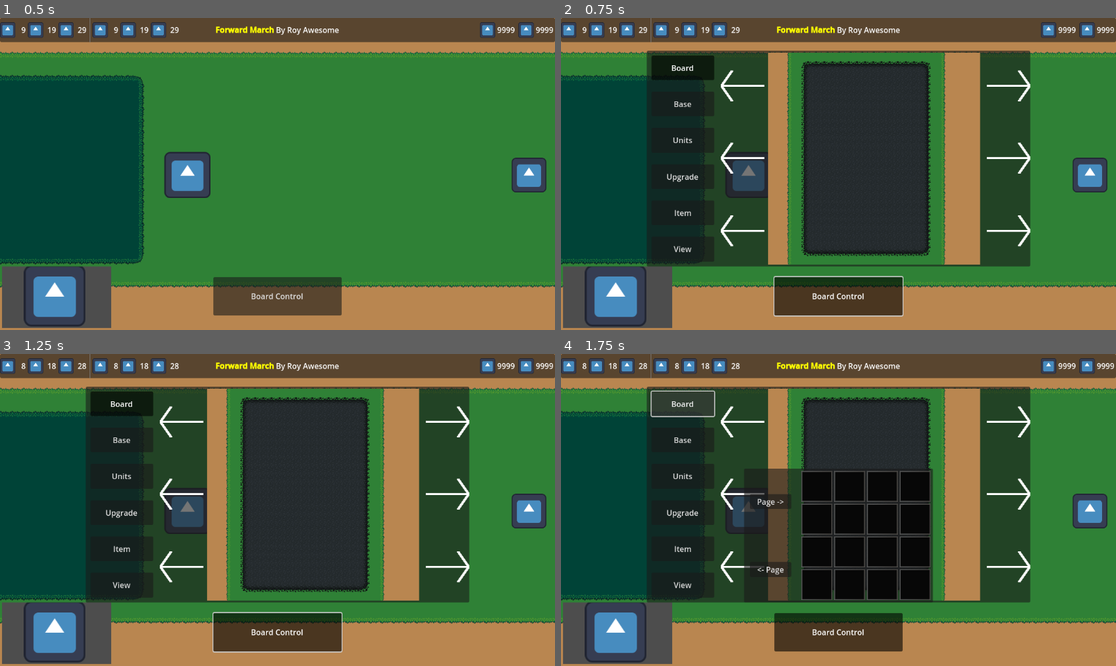
Above: before the commit, frames 1-4 (two rows, left to right).
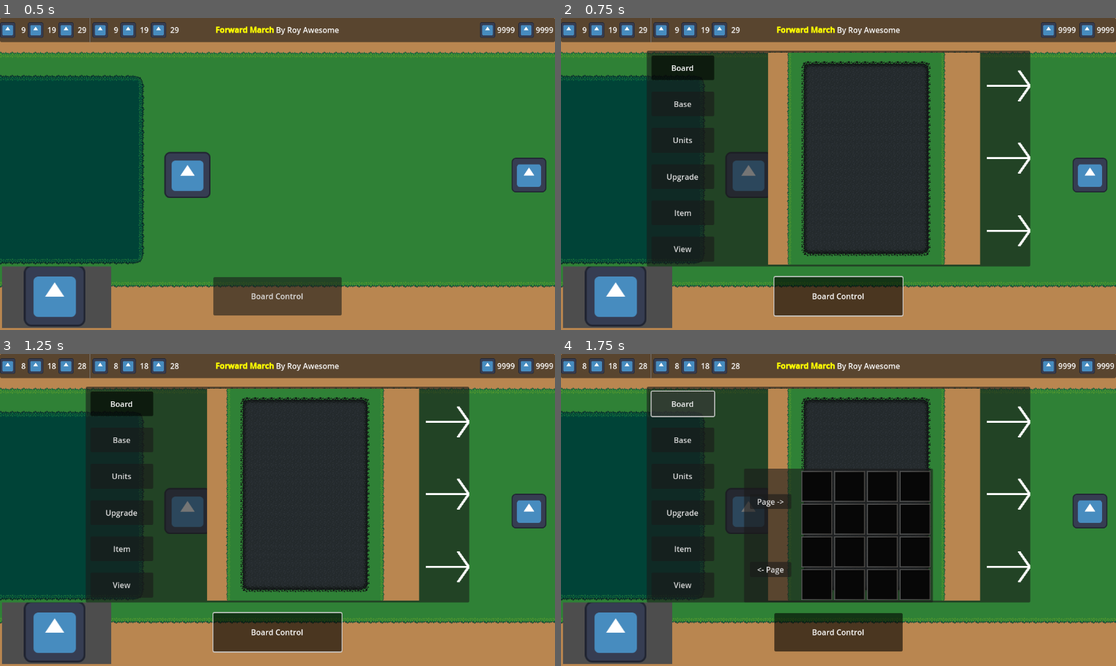
Above: after the commit, the same moments.

Repository: RoyAwesome/forwardmarch
Game: Godot game, scene res://Scenes/GameScene.tscn
Two runs of this game, one before a commit and one after it. Both use one fixed random seed, a clock stepped at 60 frames per second and the inputs below. The engine's default icon, where the game draws it, is replaced by a stand-in: a white triangle on a blue panel in a dark square.
Inputs:
- Up to frame 1 (0.5 s): no input
- Up to frame 2 (0.75 s): click "Board Control" at 0.5 s
- Up to frame 3 (1.25 s): no input
- Up to frame 4 (1.75 s): click "Board" at 1.25 s

Frame 1 is identical in both runs. In frame 2, 0.3% of the frame differs, in the area x 28-37%, y 16-74%; in frame 3, 0.3%; in frame 4, 0.3%.

Commit message:
Only show the force direction based on what team you are on

Diff:
--- a/Scenes/GameScene.tscn
+++ b/Scenes/GameScene.tscn
@@ -30,7 +30,7 @@
 [node name="SubViewport" type="SubViewport" parent="UI/SubViewportContainer"]
 disable_3d = true
 handle_input_locally = false
-size = Vector2i(2, 2)
+size = Vector2i(1152, 648)
 render_target_update_mode = 4
 
 [node name="Battlefield" parent="UI/SubViewportContainer/SubViewport" instance=ExtResource("3_t3gjf")]
@@ -241,25 +241,29 @@
 offset_bottom = 448.0
 size_flags_horizontal = 3
 
-[node name="MarchLeftIndicator" type="VBoxContainer" parent="BoardPanel/HBoxContainer/Container/HBoxContainer"]
-unique_name_in_owner = true
-layout_mode = 2
-
-[node name="TextureRect" type="TextureRect" parent="BoardPanel/HBoxContainer/Container/HBoxContainer/MarchLeftIndicator"]
+[node name="MarginContainer2" type="MarginContainer" parent="BoardPanel/HBoxContainer/Container/HBoxContainer"]
+custom_minimum_size = Vector2(90, 0)
+layout_mode = 2
+
+[node name="MarchLeftIndicator" type="VBoxContainer" parent="BoardPanel/HBoxContainer/Container/HBoxContainer/MarginContainer2"]
+unique_name_in_owner = true
+layout_mode = 2
+
+[node name="TextureRect" type="TextureRect" parent="BoardPanel/HBoxContainer/Container/HBoxContainer/MarginContainer2/MarchLeftIndicator"]
 custom_minimum_size = Vector2(90, 0)
 layout_mode = 2
 size_flags_horizontal = 0
 size_flags_vertical = 6
 texture = ExtResource("7_osf8b")
 
-[node name="TextureRect2" type="TextureRect" parent="BoardPanel/HBoxContainer/Container/HBoxContainer/MarchLeftIndicator"]
+[node name="TextureRect2" type="TextureRect" parent="BoardPanel/HBoxContainer/Container/HBoxContainer/MarginContainer2/MarchLeftIndicator"]
 custom_minimum_size = Vector2(90, 0)
 layout_mode = 2
 size_flags_horizontal = 0
 size_flags_vertical = 6
 texture = ExtResource("7_osf8b")
 
-[node name="TextureRect3" type="TextureRect" parent="BoardPanel/HBoxContainer/Container/HBoxContainer/MarchLeftIndicator"]
+[node name="TextureRect3" type="TextureRect" parent="BoardPanel/HBoxContainer/Container/HBoxContainer/MarginContainer2/MarchLeftIndicator"]
 custom_minimum_size = Vector2(90, 0)
 layout_mode = 2
 size_flags_horizontal = 0
@@ -282,24 +286,29 @@
 expand_mode = 2
 script = ExtResource("8_6msl2")
 
-[node name="MarchRightIndicator" type="VBoxContainer" parent="BoardPanel/HBoxContainer/Container/HBoxContainer"]
-layout_mode = 2
-
-[node name="TextureRect2" type="TextureRect" parent="BoardPanel/HBoxContainer/Container/HBoxContainer/MarchRightIndicator"]
+[node name="MarginContainer3" type="MarginContainer" parent="BoardPanel/HBoxContainer/Container/HBoxContainer"]
+custom_minimum_size = Vector2(90, 0)
+layout_mode = 2
+
+[node name="MarchRightIndicator" type="VBoxContainer" parent="BoardPanel/HBoxContainer/Container/HBoxContainer/MarginContainer3"]
+unique_name_in_owner = true
+layout_mode = 2
+
+[node name="TextureRect2" type="TextureRect" parent="BoardPanel/HBoxContainer/Container/HBoxContainer/MarginContainer3/MarchRightIndicator"]
 custom_minimum_size = Vector2(90, 0)
 layout_mode = 2
 size_flags_vertical = 6
 texture = ExtResource("7_osf8b")
 flip_h = true
 
-[node name="TextureRect3" type="TextureRect" parent="BoardPanel/HBoxContainer/Container/HBoxContainer/MarchRightIndicator"]
+[node name="TextureRect3" type="TextureRect" parent="BoardPanel/HBoxContainer/Container/HBoxContainer/MarginContainer3/MarchRightIndicator"]
 custom_minimum_size = Vector2(90, 0)
 layout_mode = 2
 size_flags_vertical = 6
 texture = ExtResource("7_osf8b")
 flip_h = true
 
-[node name="TextureRect4" type="TextureRect" parent="BoardPanel/HBoxContainer/Container/HBoxContainer/MarchRightIndicator"]
+[node name="TextureRect4" type="TextureRect" parent="BoardPanel/HBoxContainer/Container/HBoxContainer/MarginContainer3/MarchRightIndicator"]
 custom_minimum_size = Vector2(90, 0)
 layout_mode = 2
 size_flags_vertical = 6
--- a/Scripts/GameScene.gd
+++ b/Scripts/GameScene.gd
@@ -1,9 +1,9 @@
 class_name GameScene
 extends Node
 
-var UnitScene : PackedScene = preload("res://Scenes/UnitNode.tscn")
-var BoardScene : PackedScene = preload("res://Scenes/Board.tscn")
-var TestUnit : UnitResource = preload("res://Units/TestUnit.tres")
+const UnitScene : PackedScene = preload("res://Scenes/UnitNode.tscn")
+const BoardScene : PackedScene = preload("res://Scenes/Board.tscn")
+const TestUnit : UnitResource = preload("res://Units/TestUnit.tres")
 
 @onready var BoardPanel : PanelContainer = %BoardPanel
 @onready var BattlefieldNode : Battlefield = $UI/SubViewportContainer/SubViewport/Battlefield
@@ -119,6 +119,9 @@
 	if(!board.is_node_ready()):
 		return
 	%BoardView.CurrentlyViewedBoard = board
+	var left_visible := board.OwningForce.OwningTeam and board.OwningForce.OwningTeam.MarchDirection == Team.UnitDirection.LEFT
+	%MarchLeftIndicator.visible = left_visible
+	%MarchRightIndicator.visible = !left_visible
 
 func _on_button_grid_ability_wants_run(ability: BaseAbility, _button: AbilityButton) -> void:
 	#lower the panel
